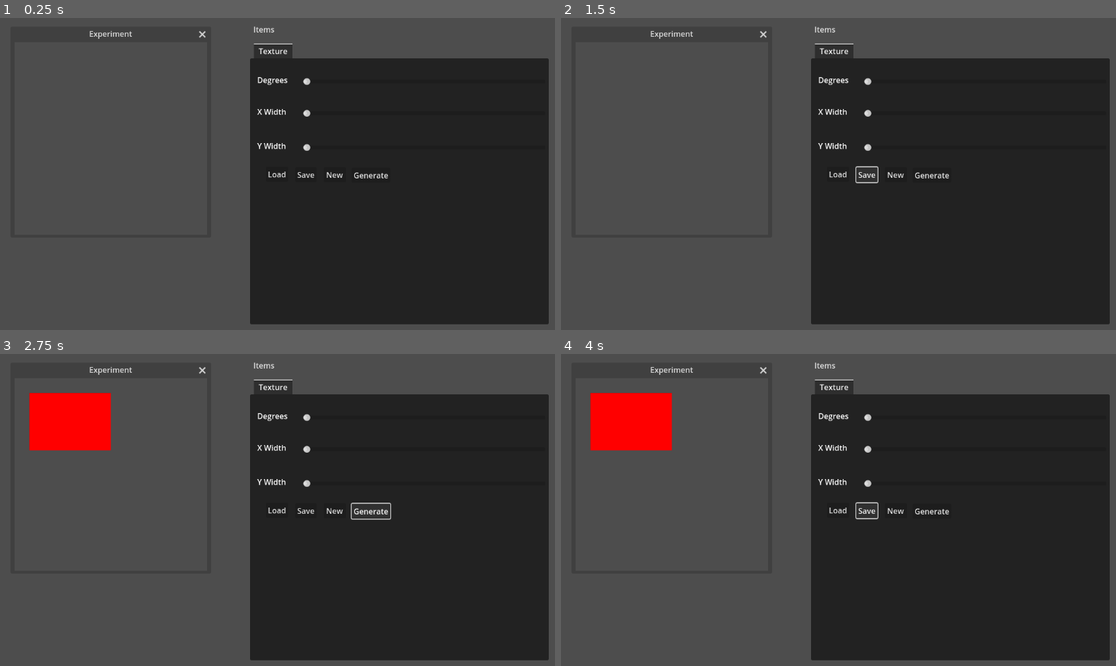
Above: before the commit, frames 1-4 (two rows, left to right).
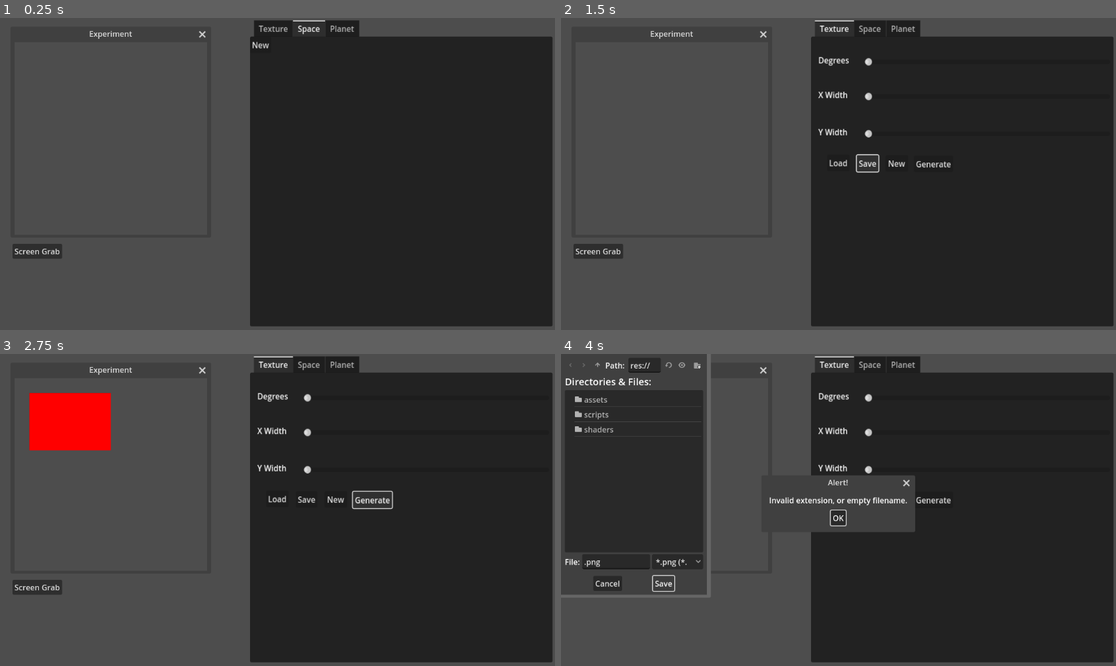
Above: after the commit, the same moments.

Repository: mmaracic/godot-generator
Game: Godot game, scene res://main.tscn
Same seed, same stepped clock (60 frames per second), same inputs: the game is played once before the commit and once after it.
Inputs (mouse positions are in pixels of both pictures, inside the frame that each line leads up to):
- Up to frame 1 (0.25 s): no input
- Up to frame 2 (1.5 s): click (827, 30) at 0.5 s, where only the run before the commit has a clickable "Items"; click "Save" at 1.25 s
- Up to frame 3 (2.75 s): click "Generate" at 2 s
- Up to frame 4 (4 s): click (599, 588) at 2.75 s, where only the run after the commit has a clickable "Screen Grab"; click "Save" at 3.5 s

The runs differ from the first frame. In frame 1, 6.2% of the frame differs, in the area x 2-100%, y 0-99%; in frame 2, 6.8%; in frame 3, 6.8%; in frame 4, 24%, in the area x 0-100%, y 0-99%.

Commit message:
Separated experiment class, added space experiment

Diff:
--- a/main.gd
+++ b/main.gd
@@ -10,10 +10,26 @@
 	pass
 
 
-func _on_texture_display(textureRect:TextureRect) -> void:
+func _on_screen_grab_pressed() -> void:
+	var window:Window = $Window
+	var saveDialog:FileDialog = $SaveDialog
+	saveDialog.show()
+	await saveDialog.file_selected
+	var file:String = saveDialog.get_current_file()
+	await RenderingServer.frame_post_draw
+	window.get_texture().get_image().save_png(file)
+
+
+func _on_texture_display(node:Node) -> void:
 	var window:Window = $Window
 	for child:Node in window.get_children():
 		child.queue_free()
-	textureRect.size = window.size
-	window.add_child(textureRect)
-	print(textureRect.position, textureRect.size, textureRect.visible)
+	node.size = window.size
+	window.add_child(node)
+
+
+func _on_space_display(node:Node) -> void:
+	var window:Window = $Window
+	for child:Node in window.get_children():
+		child.queue_free()
+	window.add_child(node)
--- a/main.tscn
+++ b/main.tscn
@@ -1,7 +1,8 @@
-[gd_scene load_steps=3 format=3 uid="uid://c6p7lm8311l77"]
+[gd_scene load_steps=4 format=3 uid="uid://c6p7lm8311l77"]
 
 [ext_resource type="Script" path="res://main.gd" id="1_rotfe"]
 [ext_resource type="Script" path="res://texture.gd" id="2_pgcwx"]
+[ext_resource type="Script" path="res://space.gd" id="3_6cg8o"]
 
 [node name="Main" type="Node"]
 script = ExtResource("1_rotfe")
@@ -19,26 +20,17 @@
 offset_right = 1152.0
 offset_bottom = 648.0
 
-[node name="MenuBar" type="MenuBar" parent="UI"]
-layout_mode = 0
-offset_right = 621.0
-offset_bottom = 37.0
-
-[node name="MenuButton" type="MenuButton" parent="UI/MenuBar"]
-layout_mode = 0
-offset_right = 8.0
-offset_bottom = 8.0
-text = "Items"
-
 [node name="TabContainer" type="TabContainer" parent="UI"]
 layout_mode = 0
 offset_left = -3.0
-offset_top = 45.0
+offset_top = -3.0
 offset_right = 617.0
-offset_bottom = 628.0
-current_tab = 0
+offset_bottom = 580.0
+scale = Vector2(1.01242, 1.08982)
+current_tab = 1
 
 [node name="Texture" type="Panel" parent="UI/TabContainer"]
+visible = false
 layout_mode = 2
 script = ExtResource("2_pgcwx")
 metadata/_tab_index = 0
@@ -122,8 +114,34 @@
 text = "Generate
 "
 
+[node name="Space" type="Panel" parent="UI/TabContainer"]
+layout_mode = 2
+script = ExtResource("3_6cg8o")
+metadata/_tab_index = 1
+
+[node name="New" type="Button" parent="UI/TabContainer/Space"]
+layout_mode = 0
+offset_right = 8.0
+offset_bottom = 8.0
+text = "New"
+
+[node name="Planet" type="Panel" parent="UI/TabContainer"]
+visible = false
+layout_mode = 2
+metadata/_tab_index = 2
+
+[node name="ScreenGrab" type="Button" parent="UI"]
+layout_mode = 0
+offset_left = -496.0
+offset_top = 461.0
+offset_right = -393.0
+offset_bottom = 492.0
+text = "Screen Grab"
+
 [node name="SaveDialog" type="FileDialog" parent="."]
-size = Vector2i(303, 180)
+size = Vector2i(303, 500)
+ok_button_text = "Save"
+filters = PackedStringArray("*.png")
 
 [node name="LoadDialog" type="FileDialog" parent="."]
 auto_translate_mode = 1
@@ -135,3 +153,6 @@
 [connection signal="display" from="UI/TabContainer/Texture" to="." method="_on_texture_display"]
 [connection signal="pressed" from="UI/TabContainer/Texture/New" to="UI/TabContainer/Texture" method="_on_new_pressed"]
 [connection signal="pressed" from="UI/TabContainer/Texture/Generate" to="UI/TabContainer/Texture" method="_on_generate_pressed"]
+[connection signal="display" from="UI/TabContainer/Space" to="." method="_on_space_display"]
+[connection signal="pressed" from="UI/TabContainer/Space/New" to="UI/TabContainer/Space" method="_on_new_pressed"]
+[connection signal="pressed" from="UI/ScreenGrab" to="." method="_on_screen_grab_pressed"]
--- /dev/null
+++ b/scripts/experiment.gd
@@ -0,0 +1,4 @@
+class_name Experiment
+extends Panel
+
+signal display
--- /dev/null
+++ b/scripts/texture_generator.gd
@@ -0,0 +1,12 @@
+class_name TextureGenerator
+extends Object
+
+class Gaussian2D:
+	var origin:Vector2
+	var sigma:Vector2
+
+
+static func drawRect(image:Image, leftTop:Vector2, rightBottom:Vector2, color:Color) -> void:
+	for x in range(leftTop[0], rightBottom[0]):
+		for y in range(leftTop[1], rightBottom[1]):
+			image.set_pixel(x, y, color)
--- /dev/null
+++ b/shaders/space.gdshader
@@ -0,0 +1,7 @@
+shader_type sky;
+
+uniform sampler2D stars : source_color;
+
+void sky() {
+	COLOR = texture(stars,SKY_COORDS).rgb * EYEDIR;
+}
--- /dev/null
+++ b/space.gd
@@ -0,0 +1,16 @@
+extends Experiment
+
+
+# Called when the node enters the scene tree for the first time.
+func _ready() -> void:
+	pass # Replace with function body.
+
+
+# Called every frame. 'delta' is the elapsed time since the previous frame.
+func _process(delta: float) -> void:
+	pass
+
+
+func _on_new_pressed() -> void:
+	var space:Node = preload("res://space.tscn").instantiate()
+	display.emit(space)
--- /dev/null
+++ b/space.tscn
@@ -0,0 +1,34 @@
+[gd_scene load_steps=8 format=3 uid="uid://qn6ifukqtgx7"]
+
+[ext_resource type="PackedScene" uid="uid://brhmyx87lg7gm" path="res://assets/spaceshipSmall.glb" id="1_ewyrh"]
+[ext_resource type="Shader" path="res://shaders/space.gdshader" id="1_ilbv2"]
+
+[sub_resource type="FastNoiseLite" id="FastNoiseLite_l1xb0"]
+seed = 7
+
+[sub_resource type="NoiseTexture2D" id="NoiseTexture2D_otju4"]
+noise = SubResource("FastNoiseLite_l1xb0")
+
+[sub_resource type="ShaderMaterial" id="ShaderMaterial_ffx76"]
+shader = ExtResource("1_ilbv2")
+shader_parameter/stars = SubResource("NoiseTexture2D_otju4")
+
+[sub_resource type="Sky" id="Sky_qubl5"]
+sky_material = SubResource("ShaderMaterial_ffx76")
+
+[sub_resource type="Environment" id="Environment_1gqmq"]
+background_mode = 2
+sky = SubResource("Sky_qubl5")
+
+[node name="Node3D" type="Node3D"]
+
+[node name="WorldEnvironment" type="WorldEnvironment" parent="."]
+environment = SubResource("Environment_1gqmq")
+
+[node name="spaceshipSmall" parent="." instance=ExtResource("1_ewyrh")]
+
+[node name="Marker3D" type="Marker3D" parent="."]
+transform = Transform3D(0.707107, -0.5, 0.5, 0, 0.707107, 0.707107, -0.707107, -0.5, 0.5, 3, 3, 3)
+
+[node name="Camera3D" type="Camera3D" parent="Marker3D"]
+fov = 95.0
--- a/texture.gd
+++ b/texture.gd
@@ -1,10 +1,10 @@
-extends Panel
+extends Experiment
+
+var TextureGenerator = preload("res://scripts/texture_generator.gd")
 
 var image:Image
 var imageTexture:ImageTexture
 var textureRect:TextureRect
-
-signal display
 
 
 # Called when the node enters the scene tree for the first time.
@@ -39,13 +39,9 @@
 		#imageTexture.update(image)
 
 
-func drawRect(image:Image, leftTop:Vector2, rightBottom:Vector2, color:Color) -> void:
-	for x in range(leftTop[0], rightBottom[0]):
-		for y in range(leftTop[1], rightBottom[1]):
-			image.set_pixel(x, y, color)
 
 func _on_generate_pressed() -> void:
 	if (textureRect == null):
 		init()
-	drawRect(image, Vector2(50,50), Vector2(320,240),Color.RED)
+	TextureGenerator.drawRect(image, Vector2(50,50), Vector2(320,240),Color.RED)
 	imageTexture.update(image)
Not shown, removed: assets/philipp-dusel-vNVwg35VZrg-unsplash.jpg.import
Binary file added: assets/spaceshipSmall.glb
Not shown, added: assets/spaceshipSmall.glb.import
Not shown, changed: assets/philipp-dusel-vNVwg35VZrg-unsplash.jpg
